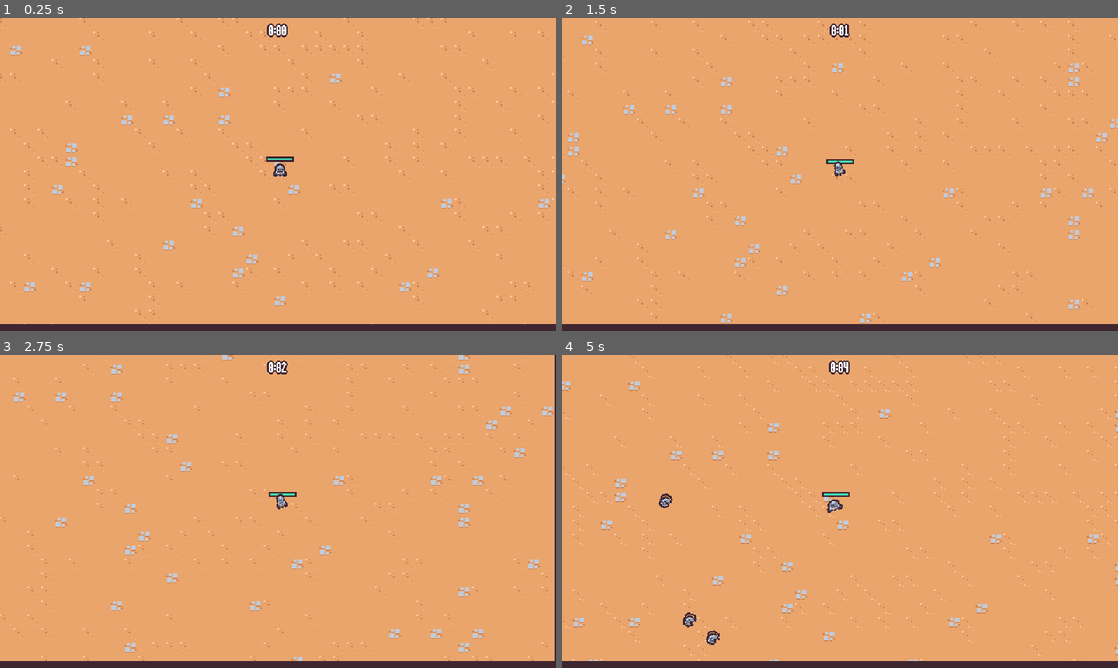
Above: before the commit, frames 1-4 (two rows, left to right).
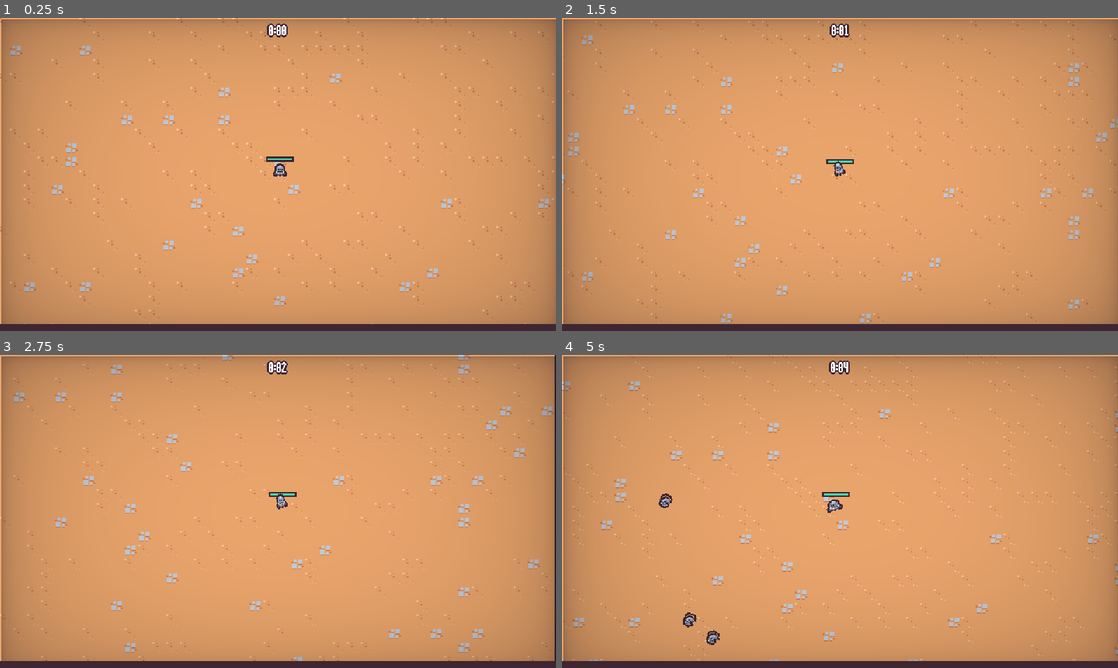
Above: after the commit, the same moments.

Repository: Ian-Ion/2d-survivors-course
Game: Godot game, scene res://scenes/main/main.tscn
Two runs of this game, one before a commit and one after it. Both use one fixed random seed, a clock stepped at 60 frames per second and the inputs below.
Inputs (mouse positions are in pixels of both pictures, inside the frame that each line leads up to):
- Up to frame 1 (0.25 s): no input
- Up to frame 2 (1.5 s): move the mouse to (962, 158) at 0.52 s; press the mouse at (962, 158) at 0.53 s; hold D (move_right) 0.53-1.28 s; move the mouse to (728, 190) at 1.27 s; release the mouse at (728, 190) at 1.28 s; hold S (move_down) from 1.28 s (still down); click (728, 190) at 1.35 s
- Up to frame 3 (2.75 s): move the mouse to (333, 442) at 2.02 s; release S (move_down) at 2.03 s; press the mouse at (333, 442) at 2.03 s; hold D (move_right) from 2.03 s (still down)
- Up to frame 4 (5 s): move the mouse to (812, 574) at 2.77 s; release D (move_right) at 2.78 s; release the mouse at (812, 574) at 2.78 s; hold W (move_up) 2.78-3.53 s; click (812, 574) at 2.85 s; move the mouse to (1006, 558) at 3.52 s; press the mouse at (1006, 558) at 3.53 s; hold A (move_left) from 3.53 s (still down); move the mouse to (673, 464) at 4.27 s; release the mouse at (673, 464) at 4.28 s; click (673, 464) at 4.35 s

The runs differ from the first frame. In frame 1, 29% of the frame differs, in the area x 0-100%, y 0-98%; in frame 2, 29%; in frame 3, 29%; in frame 4, 29%.

Commit message:
Add vignette and player damage effect

Diff:
--- a/scenes/autoload/game_events.gd
+++ b/scenes/autoload/game_events.gd
@@ -2,6 +2,7 @@
 
 signal experience_vial_collected(number: float)
 signal ability_upgrade_added(upgrade: AbilityUpgrade, current_upgrades: Dictionary)
+signal player_damaged
 
 
 func emit_experience_vial_collected(number: float):
@@ -10,3 +11,7 @@
 
 func emit_ability_upgrade_added(upgrade: AbilityUpgrade, current_upgrades: Dictionary):
 	ability_upgrade_added.emit(upgrade, current_upgrades)
+
+
+func emit_player_damaged():
+	player_damaged.emit()
--- a/scenes/game_object/player/player.gd
+++ b/scenes/game_object/player/player.gd
@@ -71,6 +71,7 @@
 
 
 func on_health_changed():
+	GameEvents.emit_player_damaged()
 	update_health_display()
 
 
--- a/scenes/main/main.tscn
+++ b/scenes/main/main.tscn
@@ -9,12 +9,15 @@
 [ext_resource type="PackedScene" uid="uid://b2s2pr220lu1x" path="res://scenes/manager/arena_time_manager.tscn" id="2_40lpf"]
 [ext_resource type="PackedScene" uid="uid://bwdq5cl8u5tww" path="res://scenes/ui/experience_bar.tscn" id="2_eyi6e"]
 [ext_resource type="PackedScene" uid="uid://cxmwnajrj1lpg" path="res://scenes/ui/end_screen.tscn" id="2_vbuhb"]
+[ext_resource type="PackedScene" uid="uid://d17tbjqaxsksr" path="res://scenes/ui/vignette.tscn" id="3_tdyyc"]
 [ext_resource type="PackedScene" uid="uid://cow5gj7jqj6fn" path="res://scenes/manager/experience_manager.tscn" id="4_m17n5"]
 [ext_resource type="PackedScene" uid="uid://146qp0hkn4gk" path="res://scenes/manager/upgrade_manager.tscn" id="6_ychee"]
 
 [node name="Main" type="Node"]
 script = ExtResource("1_jh8p4")
 end_screen_scene = ExtResource("2_vbuhb")
+
+[node name="Vignette" parent="." instance=ExtResource("3_tdyyc")]
 
 [node name="ArenaTimeUI" parent="." node_paths=PackedStringArray("arena_time_manager") instance=ExtResource("1_feb07")]
 arena_time_manager = NodePath("../ArenaTimeManager")
--- /dev/null
+++ b/scenes/ui/vignette.gd
@@ -0,0 +1,9 @@
+extends CanvasLayer
+
+
+func _ready():
+	GameEvents.player_damaged.connect(on_player_damaged)
+
+
+func on_player_damaged():
+	$AnimationPlayer.play("hit")
--- /dev/null
+++ b/scenes/ui/vignette.gdshader
@@ -0,0 +1,20 @@
+shader_type canvas_item;
+
+uniform float vignette_intensity = 0.4;
+uniform float vignette_opacity : hint_range(0.0, 1.0) = 0.5;
+uniform vec4 vignette_rgb : source_color = vec4(0.0, 0.0, 0.0, 1.0);
+
+float vignette(vec2 uv){
+	uv *= 1.0 - uv.xy;
+	float vignette = uv.x * uv.y * 15.0;
+	return pow(vignette, vignette_intensity * vignette_opacity);
+}
+
+void fragment(){
+	vec4 text = texture(TEXTURE, UV);
+
+	text.rgba *= (vignette_rgb.rgba);
+	text.rgba *= (1.0 - vignette(UV));
+
+	COLOR = text.rgba;
+}
--- /dev/null
+++ b/scenes/ui/vignette.tscn
@@ -0,0 +1,117 @@
+[gd_scene load_steps=7 format=3 uid="uid://d17tbjqaxsksr"]
+
+[ext_resource type="Script" path="res://scenes/ui/vignette.gd" id="1_spybw"]
+[ext_resource type="Shader" path="res://scenes/ui/vignette.gdshader" id="1_ym8n3"]
+
+[sub_resource type="Animation" id="Animation_sq8xg"]
+resource_name = "hit"
+length = 0.4
+step = 0.05
+tracks/0/type = "value"
+tracks/0/imported = false
+tracks/0/enabled = true
+tracks/0/path = NodePath("ColorRect:material:shader_parameter/vignette_intensity")
+tracks/0/interp = 1
+tracks/0/loop_wrap = true
+tracks/0/keys = {
+"times": PackedFloat32Array(0, 0.05, 0.4),
+"transitions": PackedFloat32Array(1, 2.54912, 1),
+"update": 0,
+"values": [0.682, 3.0, 0.682]
+}
+tracks/1/type = "value"
+tracks/1/imported = false
+tracks/1/enabled = true
+tracks/1/path = NodePath("ColorRect:material:shader_parameter/vignette_rgb")
+tracks/1/interp = 1
+tracks/1/loop_wrap = true
+tracks/1/keys = {
+"times": PackedFloat32Array(0, 0.05, 0.4),
+"transitions": PackedFloat32Array(1, 2.54912, 1),
+"update": 0,
+"values": [Color(0.247059, 0.14902, 0.192157, 1), Color(0.909804, 0.270588, 0.215686, 1), Color(0.247059, 0.14902, 0.192157, 1)]
+}
+tracks/2/type = "value"
+tracks/2/imported = false
+tracks/2/enabled = true
+tracks/2/path = NodePath("ColorRect:material:shader_parameter/vignette_opacity")
+tracks/2/interp = 1
+tracks/2/loop_wrap = true
+tracks/2/keys = {
+"times": PackedFloat32Array(0, 0.05, 0.4),
+"transitions": PackedFloat32Array(1, 1, 1),
+"update": 0,
+"values": [0.115, 0.329, 0.115]
+}
+
+[sub_resource type="Animation" id="Animation_6eoc8"]
+length = 0.001
+tracks/0/type = "value"
+tracks/0/imported = false
+tracks/0/enabled = true
+tracks/0/path = NodePath("ColorRect:material:shader_parameter/vignette_intensity")
+tracks/0/interp = 1
+tracks/0/loop_wrap = true
+tracks/0/keys = {
+"times": PackedFloat32Array(0),
+"transitions": PackedFloat32Array(1),
+"update": 0,
+"values": [0.682]
+}
+tracks/1/type = "value"
+tracks/1/imported = false
+tracks/1/enabled = true
+tracks/1/path = NodePath("ColorRect:material:shader_parameter/vignette_rgb")
+tracks/1/interp = 1
+tracks/1/loop_wrap = true
+tracks/1/keys = {
+"times": PackedFloat32Array(0),
+"transitions": PackedFloat32Array(1),
+"update": 0,
+"values": [Color(0.247059, 0.14902, 0.192157, 1)]
+}
+tracks/2/type = "value"
+tracks/2/imported = false
+tracks/2/enabled = true
+tracks/2/path = NodePath("ColorRect:material:shader_parameter/vignette_opacity")
+tracks/2/interp = 1
+tracks/2/loop_wrap = true
+tracks/2/keys = {
+"times": PackedFloat32Array(0),
+"transitions": PackedFloat32Array(1),
+"update": 0,
+"values": [0.115]
+}
+
+[sub_resource type="AnimationLibrary" id="AnimationLibrary_scy25"]
+_data = {
+"RESET": SubResource("Animation_6eoc8"),
+"hit": SubResource("Animation_sq8xg")
+}
+
+[sub_resource type="ShaderMaterial" id="ShaderMaterial_3wlek"]
+shader = ExtResource("1_ym8n3")
+shader_parameter/vignette_intensity = 0.682
+shader_parameter/vignette_opacity = 0.115
+shader_parameter/vignette_rgb = Color(0.247059, 0.14902, 0.192157, 1)
+
+[node name="Vignette" type="CanvasLayer"]
+script = ExtResource("1_spybw")
+
+[node name="AnimationPlayer" type="AnimationPlayer" parent="."]
+libraries = {
+"": SubResource("AnimationLibrary_scy25")
+}
+
+[node name="ColorRect" type="ColorRect" parent="."]
+material = SubResource("ShaderMaterial_3wlek")
+anchors_preset = 15
+anchor_right = 1.0
+anchor_bottom = 1.0
+offset_left = 1.0
+offset_top = 1.0
+offset_right = 1.0
+offset_bottom = 1.0
+grow_horizontal = 2
+grow_vertical = 2
+mouse_filter = 2
Not shown: 1 places in scenes/main/main.tscn that only renumber resources
